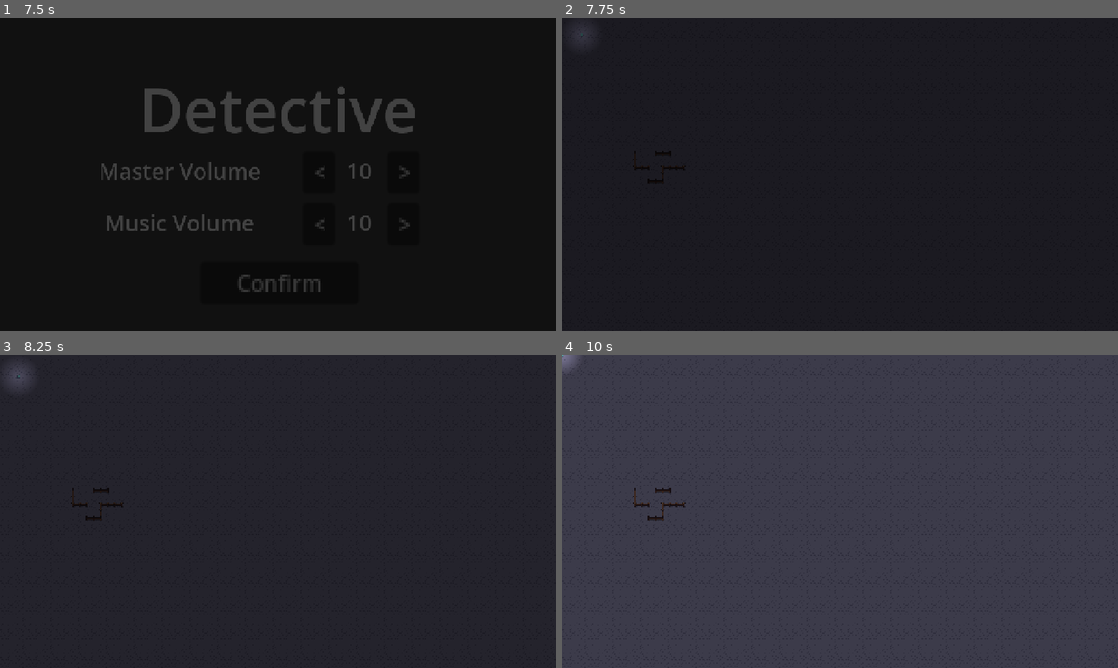
Above: before the commit, frames 1-4 (two rows, left to right).
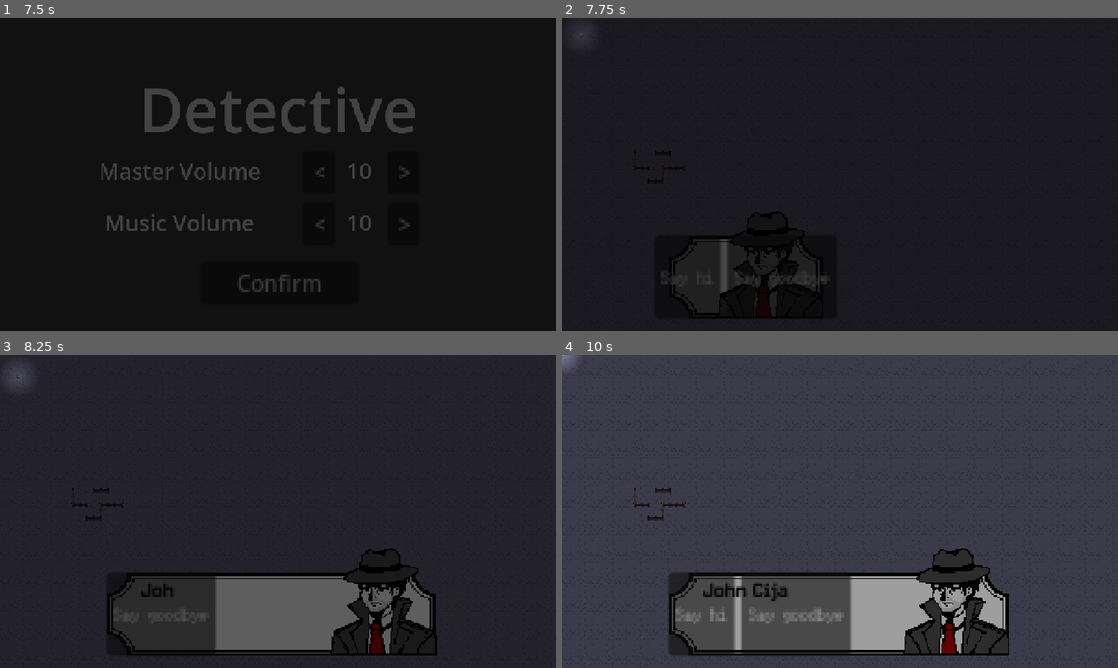
Above: after the commit, the same moments.

Repository: hanswryy/dkn-project
Game: Godot game, scene res://Scenes/main_menu.tscn
The game is run twice, just before and just after one commit, with the same random seed, the same clock (stepped at 60 frames per second) and the same inputs. The engine's default icon, where the game draws it, is replaced by a stand-in: a white triangle on a blue panel in a dark square.
Inputs (mouse positions are in pixels of both pictures, inside the frame that each line leads up to):
- Up to frame 1 (7.5 s): click "Settings" at 0.5 s; click "<" at 1.25 s; click ">" at 2 s; click "Confirm" at 2.75 s; click "Start" at 3.5 s; click "Start" at 4.25 s; tap Enter at 5 s; move the mouse to (400, 158) at 5.02 s; press the mouse at (400, 158) at 5.03 s; tap Space at 5.75 s; move the mouse to (166, 190) at 5.77 s; release the mouse at (166, 190) at 5.78 s; hold Down (ui_down) 5.78-6.53 s; click (166, 190) at 5.85 s; move the mouse to (333, 105) at 6.52 s; press the mouse at (333, 105) at 6.53 s; move the mouse to (250, 237) at 7.27 s; release the mouse at (250, 237) at 7.28 s; click (250, 237) at 7.35 s
- Up to frame 2 (7.75 s): no input
- Up to frame 3 (8.25 s): click (139, 614) at 8 s, where only the run after the commit has a clickable "Say hi"
- Up to frame 4 (10 s): click (795, 614) at 8.75 s, where only the run after the commit has a clickable "Say goodbye"; move the mouse to (1006, 558) at 9.52 s; press the mouse at (1006, 558) at 9.53 s; hold Down (ui_down) from 9.53 s (still down)

Frame 1 is identical in both runs. In frame 2, 2.2% of the frame differs, in the area x 19-48%, y 61-96%; in frame 3, 10%; in frame 4, 11%, in the area x 19-81%, y 61-96%.

Commit message:
Added assets, export config, monolog/dialog system (wip)

Diff:
--- /dev/null
+++ b/Scenes/Monodialog/md_area_trigger.tscn
@@ -0,0 +1,9 @@
+[gd_scene load_steps=3 format=3 uid="uid://bmn3clt6aisdu"]
+
+[ext_resource type="Script" uid="uid://bn7c4wgx0jicn" path="res://Scripts/Monodialog/md_area_trigger.gd" id="1_wv81l"]
+[ext_resource type="PackedScene" uid="uid://bogw5i68l2ujm" path="res://Scenes/Monodialog/monodialog_manager.tscn" id="2_5xd12"]
+
+[node name="MonodialogTrigger" type="Area2D"]
+script = ExtResource("1_wv81l")
+
+[node name="MonodialogManager" parent="." instance=ExtResource("2_5xd12")]
--- /dev/null
+++ b/Scenes/Monodialog/md_button_trigger.tscn
@@ -0,0 +1,9 @@
+[gd_scene load_steps=3 format=3 uid="uid://n54evfpbhe28"]
+
+[ext_resource type="Script" uid="uid://0xqsl2a2dbb1" path="res://Scripts/Monodialog/md_button_trigger.gd" id="1_gntqh"]
+[ext_resource type="PackedScene" uid="uid://bogw5i68l2ujm" path="res://Scenes/Monodialog/monodialog_manager.tscn" id="2_suby2"]
+
+[node name="MonodialogTrigger" type="TextureButton"]
+script = ExtResource("1_gntqh")
+
+[node name="MonodialogManager" parent="." instance=ExtResource("2_suby2")]
--- /dev/null
+++ b/Scenes/Monodialog/monodialog_manager.tscn
@@ -0,0 +1,9 @@
+[gd_scene load_steps=3 format=3 uid="uid://bogw5i68l2ujm"]
+
+[ext_resource type="PackedScene" uid="uid://b1xwk5jhrgjkd" path="res://Scenes/Monodialog/monodialog_ui.tscn" id="1_akrd8"]
+[ext_resource type="Script" uid="uid://drmgrqb0bhj8u" path="res://Scripts/Monodialog/monodialog_manager.gd" id="1_ie816"]
+
+[node name="MonodialogManager" type="Node2D"]
+script = ExtResource("1_ie816")
+
+[node name="MonodialogUI" parent="." instance=ExtResource("1_akrd8")]
--- /dev/null
+++ b/Scenes/Monodialog/monodialog_ui.tscn
@@ -0,0 +1,127 @@
+[gd_scene load_steps=9 format=3 uid="uid://b1xwk5jhrgjkd"]
+
+[ext_resource type="Texture2D" uid="uid://bqxihjqcb0pin" path="res://Assets/Sprites/Monodialog/empty_box.png" id="1_awjgu"]
+[ext_resource type="Script" uid="uid://bgjaa0e3wqec7" path="res://Scripts/Monodialog/monodialog_scene.gd" id="1_lc3tw"]
+[ext_resource type="Texture2D" uid="uid://bp2vn7aimfq8m" path="res://Assets/Sprites/Monodialog/mc_dialog_view.png" id="2_lrq7w"]
+[ext_resource type="FontFile" uid="uid://6ik02l1yg1ii" path="res://Assets/Fonts/Fusion Pixel 10px Monospaced/fusion-pixel-10px-monospaced-zh_hans.otf" id="3_56uhj"]
+[ext_resource type="FontFile" uid="uid://qceu1igxm6sk" path="res://Assets/Fonts/Retro Pixel/thick/retro-pixel-thick.otf" id="4_naghw"]
+[ext_resource type="Texture2D" uid="uid://pg174il3vwja" path="res://Assets/Textures/Buttons/x.png" id="5_01nol"]
+
+[sub_resource type="LabelSettings" id="LabelSettings_lc3tw"]
+font = ExtResource("4_naghw")
+font_color = Color(0, 0, 0, 1)
+
+[sub_resource type="LabelSettings" id="LabelSettings_01nol"]
+font = ExtResource("3_56uhj")
+font_size = 10
+font_color = Color(0, 0, 0, 1)
+
+[node name="MonodialogUI" type="CanvasLayer"]
+script = ExtResource("1_lc3tw")
+
+[node name="Control" type="Control" parent="."]
+layout_mode = 3
+anchors_preset = 7
+anchor_left = 0.5
+anchor_top = 1.0
+anchor_right = 0.5
+anchor_bottom = 1.0
+offset_left = -395.0
+offset_top = -220.0
+offset_right = -197.0
+offset_bottom = -173.0
+grow_horizontal = 2
+grow_vertical = 0
+scale = Vector2(4, 4)
+
+[node name="Panel" type="NinePatchRect" parent="Control"]
+layout_mode = 0
+offset_right = 196.0
+offset_bottom = 48.0
+texture = ExtResource("1_awjgu")
+region_rect = Rect2(0, 0, 48, 48)
+patch_margin_left = 16
+patch_margin_top = 24
+patch_margin_right = 16
+patch_margin_bottom = 24
+
+[node name="TextureRect" type="TextureRect" parent="Control/Panel"]
+layout_mode = 1
+anchors_preset = 3
+anchor_left = 1.0
+anchor_top = 1.0
+anchor_right = 1.0
+anchor_bottom = 1.0
+offset_left = -61.0
+offset_top = -62.0
+grow_horizontal = 0
+grow_vertical = 0
+texture = ExtResource("2_lrq7w")
+expand_mode = 1
+stretch_mode = 5
+
+[node name="CharacterName" type="Label" parent="Control/Panel"]
+texture_filter = 1
+layout_mode = 1
+anchors_preset = 4
+anchor_top = 0.5
+anchor_bottom = 0.5
+offset_left = 20.0
+offset_top = -22.0
+offset_right = 139.0
+offset_bottom = -2.0
+grow_vertical = 2
+scale = Vector2(0.795, 0.795)
+text = "<Main Character>"
+label_settings = SubResource("LabelSettings_lc3tw")
+clip_text = true
+
+[node name="Text" type="Label" parent="Control/Panel"]
+texture_filter = 1
+layout_mode = 1
+anchors_preset = 4
+anchor_top = 0.5
+anchor_bottom = 0.5
+offset_left = 20.0
+offset_top = -7.0
+offset_right = 175.55557
+offset_bottom = 26.333336
+grow_vertical = 2
+scale = Vector2(0.72, 0.72)
+text = "Gyattttt"
+label_settings = SubResource("LabelSettings_01nol")
+
+[node name="Options" type="HBoxContainer" parent="Control/Panel"]
+layout_mode = 1
+anchors_preset = 15
+anchor_right = 1.0
+anchor_bottom = 1.0
+grow_horizontal = 2
+grow_vertical = 2
+
+[node name="Button" type="Button" parent="Control/Panel"]
+visible = false
+modulate = Color(1, 1, 1, 0)
+layout_mode = 1
+anchors_preset = 15
+anchor_right = 1.0
+anchor_bottom = 1.0
+grow_horizontal = 2
+grow_vertical = 2
+
+[node name="TextureButton" type="TextureButton" parent="."]
+visible = false
+offset_left = 13.0
+offset_top = -20.0
+offset_right = 27.0
+offset_bottom = -6.0
+texture_normal = ExtResource("5_01nol")
+ignore_texture_size = true
+stretch_mode = 0
+
+[node name="Timer" type="Timer" parent="."]
+one_shot = true
+
+[connection signal="pressed" from="Control/Panel/Button" to="." method="_on_button_pressed"]
+[connection signal="pressed" from="TextureButton" to="." method="_on_texture_button_pressed"]
+[connection signal="timeout" from="Timer" to="." method="_on_timer_timeout"]
--- a/Scenes/main_menu.tscn
+++ b/Scenes/main_menu.tscn
@@ -1,7 +1,8 @@
-[gd_scene load_steps=5 format=3 uid="uid://cxteef3x40qsy"]
+[gd_scene load_steps=6 format=3 uid="uid://cxteef3x40qsy"]
 
 [ext_resource type="Script" uid="uid://tdsc8x5blkd3" path="res://Scripts/main_menu.gd" id="1_48xlc"]
-[ext_resource type="AudioStream" uid="uid://bqkyjiaaxksx0" path="res://Assets/Audio/BGM boneka.mp3" id="2_1ehe0"]
+[ext_resource type="AudioStream" uid="uid://d0e6fipuhdgoc" path="res://Assets/Audio/BGM/BGM Menu.mp3" id="2_48xlc"]
+[ext_resource type="AudioStream" uid="uid://dl3it4uvj78yk" path="res://Assets/Audio/SFX  menu click.mp3" id="3_1ehe0"]
 
 [sub_resource type="LabelSettings" id="LabelSettings_y2c35"]
 font_size = 141
@@ -250,10 +251,15 @@
 
 [node name="BGM" type="AudioStreamPlayer" parent="."]
 process_mode = 3
-stream = ExtResource("2_1ehe0")
+stream = ExtResource("2_48xlc")
 autoplay = true
 bus = &"Music"
 parameters/looping = true
+
+[node name="SFX_Click" type="AudioStreamPlayer" parent="."]
+process_mode = 3
+stream = ExtResource("3_1ehe0")
+bus = &"Music"
 
 [connection signal="pressed" from="ColorRect/Main/Button2" to="." method="_on_button_2_pressed"]
 [connection signal="pressed" from="ColorRect/Main/Button3" to="." method="_on_button_3_pressed"]
--- a/Scenes/pause_menu.tscn
+++ b/Scenes/pause_menu.tscn
@@ -1,6 +1,7 @@
-[gd_scene load_steps=4 format=3 uid="uid://bqrs4u8bifvkc"]
+[gd_scene load_steps=5 format=3 uid="uid://bqrs4u8bifvkc"]
 
 [ext_resource type="Script" uid="uid://cfju2ihwmutof" path="res://Scripts/pause_menu.gd" id="1_emv3i"]
+[ext_resource type="AudioStream" uid="uid://dl3it4uvj78yk" path="res://Assets/Audio/SFX  menu click.mp3" id="2_k0w1u"]
 
 [sub_resource type="LabelSettings" id="LabelSettings_y2c35"]
 font_size = 141
@@ -253,6 +254,11 @@
 grow_vertical = 2
 scale = Vector2(3.12, 3.12)
 text = "Confirm"
+
+[node name="SFX_Click" type="AudioStreamPlayer" parent="."]
+process_mode = 3
+stream = ExtResource("2_k0w1u")
+bus = &"Music"
 
 [connection signal="pressed" from="ColorRect/Main/Button2" to="." method="_on_button_2_pressed"]
 [connection signal="pressed" from="ColorRect/Main/Button3" to="." method="_on_button_3_pressed"]
--- a/Scenes/world.tscn
+++ b/Scenes/world.tscn
@@ -1,10 +1,11 @@
-[gd_scene load_steps=25 format=4 uid="uid://cy2mwg7607q46"]
+[gd_scene load_steps=27 format=4 uid="uid://cy2mwg7607q46"]
 
 [ext_resource type="PackedScene" uid="uid://djj56c0llxuqg" path="res://Scenes/tile_map.tscn" id="1_go701"]
 [ext_resource type="PackedScene" uid="uid://cnwagqa7gdp55" path="res://Scenes/player.tscn" id="2_5a7ea"]
 [ext_resource type="Texture2D" uid="uid://bwa2fkocxoox0" path="res://Assets/Sprites/Fences.png" id="2_fo5ed"]
 [ext_resource type="PackedScene" uid="uid://bqrs4u8bifvkc" path="res://Scenes/pause_menu.tscn" id="3_5a7ea"]
 [ext_resource type="Texture2D" uid="uid://cxqeep33qddsr" path="res://Assets/Sprites/tilemap.png" id="3_5ukr8"]
+[ext_resource type="PackedScene" uid="uid://bmn3clt6aisdu" path="res://Scenes/Monodialog/md_area_trigger.tscn" id="7_o06y3"]
 
 [sub_resource type="OccluderPolygon2D" id="OccluderPolygon2D_fo5ed"]
 polygon = PackedVector2Array(-3.057599, -5.755479, 3.057598, -5.755479, 3.057598, 8, -3.057599, 8)
@@ -244,6 +245,9 @@
 sources/0 = SubResource("TileSetAtlasSource_0v1hq")
 sources/1 = SubResource("TileSetAtlasSource_rlxc1")
 
+[sub_resource type="RectangleShape2D" id="RectangleShape2D_o06y3"]
+size = Vector2(98, 104.5)
+
 [node name="world" type="Node2D"]
 
 [node name="TileMap" parent="." instance=ExtResource("1_go701")]
@@ -263,3 +267,15 @@
 position = Vector2(46, 39)
 
 [node name="PauseMenu" parent="." instance=ExtResource("3_5a7ea")]
+
+[node name="MonodialogTrigger" parent="." instance=ExtResource("7_o06y3")]
+position = Vector2(62, 151)
+character_id = "mc"
+start_duration = 0.5
+hide_duration = 0.5
+
+[node name="CollisionShape2D" type="CollisionShape2D" parent="MonodialogTrigger"]
+position = Vector2(11, -115)
+shape = SubResource("RectangleShape2D_o06y3")
+
+[connection signal="body_entered" from="MonodialogTrigger" to="MonodialogTrigger" method="_on_body_entered"]
--- a/Scripts/Global/Constants.gd
+++ b/Scripts/Global/Constants.gd
@@ -4,3 +4,7 @@
 	"example_item_1": "uid://c6ltbtgla7tqm",
 	"example_item_2": "uid://h34kuh2qtva"
 }
+
+var player: Dictionary = {
+	"can_move" = true
+}
--- /dev/null
+++ b/Scripts/Monodialog/md_area_trigger.gd
@@ -0,0 +1,43 @@
+extends Area2D
+
+@export var character_id: String
+@export var character_name: String
+
+@onready var monodialog_manager = $MonodialogManager
+@onready var monodialog_resource: Monodialog = Monodialog.new()
+
+@export var start_duration: float
+@export var hide_duration: float
+
+var current_state = "start"
+var current_branch_index = 0
+
+func _ready() -> void:
+	monodialog_resource.read_from_json("res://Scripts/Monodialog/monodialog_data.json")
+
+func start_monodialog():
+	print("Entered trigger")
+	var monodialogs = monodialog_resource.get_chara_monodialog(character_id)
+	if monodialogs.is_empty():
+		return
+	if character_name.is_empty():
+		character_name = monodialogs[current_branch_index]["character_name"]
+	monodialog_manager.start_monodialog(self)
+
+func get_current_monodialog():
+	var monodialogs = monodialog_resource.get_chara_monodialog(character_id)
+	if current_branch_index < monodialogs.size():
+		for monodialog in monodialogs[current_branch_index]["monodialogs"]:
+			if monodialog["state"] == current_state:
+				return monodialog
+	return null
+
+func set_monodialog_tree(branch_index):
+	current_branch_index = branch_index
+	current_state = "start"
+
+func set_monodialog_state(state):
+	current_state = state
+
+func _on_body_entered(body: Node2D) -> void:
+	start_monodialog()
--- /dev/null
+++ b/Scripts/Monodialog/md_button_trigger.gd
@@ -0,0 +1,43 @@
+extends TextureButton
+
+@export var character_id: String
+@export var character_name: String
+
+@onready var monodialog_manager = $MonodialogManager
+@onready var monodialog_resource: Monodialog = Monodialog.new()
+
+@export var start_duration: float
+@export var hide_duration: float
+
+var current_state = "start"
+var current_branch_index = 0
+
+func _ready() -> void:
+	monodialog_resource.read_from_json("res://Scripts/Monodialog/monodialog_data.json")
+
+func start_monodialog():
+	print("Entered trigger")
+	var monodialogs = monodialog_resource.get_chara_monodialog(character_id)
+	if monodialogs.is_empty():
+		return
+	if character_name.is_empty():
+		character_name = monodialogs[current_branch_index]["character_name"]
+	monodialog_manager.start_monodialog(self)
+
+func get_current_monodialog():
+	var monodialogs = monodialog_resource.get_chara_monodialog(character_id)
+	if current_branch_index < monodialogs.size():
+		for monodialog in monodialogs[current_branch_index]["monodialogs"]:
+			if monodialog["state"] == current_state:
+				return monodialog
+	return null
+
+func set_monodialog_tree(branch_index):
+	current_branch_index = branch_index
+	current_state = "start"
+
+func set_monodialog_state(state):
+	current_state = state
+
+func _on_body_entered(body: Node2D) -> void:
+	start_monodialog()
--- /dev/null
+++ b/Scripts/Monodialog/monodialog.gd
@@ -0,0 +1,19 @@
+extends Resource
+
+class_name Monodialog
+
+@export var monodialogs = {}
+
+func read_from_json(file_path):
+	var data = FileAccess.get_file_as_string(file_path)
+	var parsed_data = JSON.parse_string(data)
+	if parsed_data:
+		monodialogs = parsed_data
+	else:
+		print("Failed to load/parse: ", parsed_data)
+
+func get_chara_monodialog(chara_id):
+	if chara_id in monodialogs:
+		return monodialogs[chara_id]["tree"]
+	else:
+		return []
--- /dev/null
+++ b/Scripts/Monodialog/monodialog_data.json
@@ -0,0 +1,27 @@
+{
+	"mc": {
+		"tree": [
+			{
+				"branch_id": "mc_1_1",
+				"character_name": "John Cijambe",
+				"monodialogs": [
+					{
+					"state": "start",
+					"text": "Apalah",
+					"options": {
+						"Say hi": "in_progress",
+						"Say goodbye": "exit"
+						}
+					},
+					{
+					"state": "in_progress",
+					"text": "Hi lol",
+					"options": {
+						"Say goodbye": "exit"
+						}
+					}
+				]
+			}
+		]
+	}
+}
--- /dev/null
+++ b/Scripts/Monodialog/monodialog_manager.gd
@@ -0,0 +1,35 @@
+extends Node2D
+
+@onready var monodialog_ui = $MonodialogUI
+
+var trigger: Node = null
+
+func start_monodialog(character, text = "", options = {}):
+	print("Entered manager")
+	trigger = character
+	if text != "":
+		monodialog_ui.show_monodialog(character.start_duration, character.character_name, text, options)
+	else:
+		var monodialog = trigger.get_current_monodialog()
+		if not monodialog:
+			return
+		monodialog_ui.show_monodialog(character.start_duration, character.character_name, monodialog["text"], monodialog["options"])
+
+func stop_monodialog(duration):
+	monodialog_ui.hide_monodialog(duration)
+
+func handle_monodialog_choices(option):
+	var current_monodialog = trigger.get_current_monodialog()
+	if not current_monodialog: return
+	var options = current_monodialog.get("options", {})
+	var next_state = options.get(option, "start")
+	trigger.set_monodialog_state(next_state)
+	if next_state == "end":
+		if trigger.current_branch_index < trigger.monodialog_resource.get_chara_monodialog(trigger.character_id).size() - 1:
+			trigger.set_monodialog_tree(trigger.current_branch_index + 1)
+		stop_monodialog(trigger.hide_duration)
+	elif next_state == "exit":
+		trigger.set_monodialog_state("start")
+		stop_monodialog(trigger.hide_duration)
+	else:
+		start_monodialog(trigger)
--- /dev/null
+++ b/Scripts/Monodialog/monodialog_scene.gd
@@ -0,0 +1,57 @@
+extends CanvasLayer
+
+
+#@export var start_duration: float
+#@export var hide_duration: float
+
+# Called when the node enters the scene tree for the first time.
+func _ready() -> void:
+	visible = false
+	$Control/Panel/CharacterName.visible_characters = 0
+	$Control/Panel/Text.visible_characters = 0
+
+func show_monodialog(duration, speaker, text = "", options = {}):
+	visible = true
+	$Control/Panel/CharacterName.text = speaker
+	$Control/Panel/Text.text = text
+
+	for option in $Control/Panel/Options.get_children():
+		$Control/Panel/Options.remove_child(option)
+
+	for option in options.keys():
+		var button = Button.new()
+		button.text = option
+		button.add_theme_font_override("font", load("res://Assets/Fonts/Fusion Pixel 10px Monospaced/fusion-pixel-10px-monospaced-zh_hans.otf"))
+		button.add_theme_font_size_override("font_size", 10)
+		button.pressed.connect(_on_option_selected.bind(option))
+		$Control/Panel/Options.add_child(button)
+
+	$Control/Panel.size = Vector2(50, 48)
+	var tween := create_tween()
+	tween.tween_property($Control/Panel, "size", Vector2(196, 48), duration)
+	tween.tween_property($Control/Panel/CharacterName, "visible_characters", $Control/Panel/CharacterName.get_total_character_count(), duration)
+	tween.tween_property($Control/Panel/Text, "visible_characters", $Control/Panel/Text.get_total_character_count(), duration*2)
+	await tween.finished
+	Constants.player["can_move"] = false
+
+func hide_monodialog(duration):
+	$Timer.wait_time = duration
+	var tween := create_tween()
+	tween.tween_property($Control/Panel, "size", Vector2(50, 48), duration)
+	$Control/Panel/CharacterName.visible_characters = 0
+	$Control/Panel/Text.visible_characters = 0
+	$Timer.start()
+	await tween.finished
+	Constants.player["can_move"] = true
+
+#func _on_texture_button_pressed() -> void:
+	#hide_monodialog(hide_duration)
+
+func _on_timer_timeout() -> void:
+	visible = false
+
+#func _on_button_pressed() -> void:
+	#hide_monodialog(hide_duration)
+
+func _on_option_selected(option) -> void:
+	get_parent().handle_monodialog_choices(option)
--- a/Scripts/main_menu.gd
+++ b/Scripts/main_menu.gd
@@ -10,10 +10,12 @@
 	$Settings/MusicVol/Value.text = str(int(UserSettings.music_volume * 10))
 
 func _on_button_2_pressed() -> void:
+	$SFX_Click.play()
 	AudioFade.fade_out($BGM, 4)
 	FadeToBlack_Transition.fade_to_scene("res://Scenes/world.tscn", 4)
 
 func _on_button_3_pressed() -> void:
+	$SFX_Click.play()
 	$Settings.visible = true
 	$ColorRect/Main.visible = false
 
@@ -21,29 +23,34 @@
 	get_tree().quit()
 
 func _on_button_5_pressed() -> void:
+	$SFX_Click.play()
 	$Settings.visible = false
 	$ColorRect/Main.visible = true
 	UserSettings.save_settings()
 
 func _on_dec_pressed() -> void:
+	$SFX_Click.play()
 	if UserSettings.master_volume > 0:
 		UserSettings.master_volume -= 0.1
 		$Settings/MasterVol/Value.text = str(int(UserSettings.master_volume * 10))
 		UserSettings.apply_settings()
 
 func _on_inc_pressed() -> void:
+	$SFX_Click.play()
 	if UserSettings.master_volume < 1.0:
 		UserSettings.master_volume += 0.1
 		$Settings/MasterVol/Value.text = str(int(UserSettings.master_volume * 10))
 		UserSettings.apply_settings()
 
 func _on_dec_2_pressed() -> void:
+	$SFX_Click.play()
 	if UserSettings.music_volume > 0:
 		UserSettings.music_volume -= 0.1
 		$Settings/MusicVol/Value.text = str(int(UserSettings.music_volume * 10))
 		UserSettings.apply_settings()
 
 func _on_inc_2_pressed() -> void:
+	$SFX_Click.play()
 	if UserSettings.music_volume < 1.0:
 		UserSettings.music_volume += 0.1
 		$Settings/MusicVol/Value.text = str(int(UserSettings.music_volume * 10))
--- a/Scripts/pause_menu.gd
+++ b/Scripts/pause_menu.gd
@@ -23,10 +23,12 @@
 			$Button.visible = false
 
 func _on_button_pressed() -> void:
+	$SFX_Click.play()
 	toggle_pause()
 	$Button.visible = false
 
 func _on_button_2_pressed() -> void:
+	$SFX_Click.play()
 	toggle_pause()
 	#$Button.visible = true
 
@@ -37,38 +39,45 @@
 	PauseGameController.is_in_pause_box = false
 
 func _on_button_4_pressed() -> void:
+	$SFX_Click.play()
 	FadeToBlack_Transition.fade_to_scene("res://Scenes/main_menu.tscn", 4)
 
 
 func _on_button_3_pressed() -> void:
+	$SFX_Click.play()
 	$Settings.visible = true
 	$ColorRect/Main.visible = false
 
 func _on_dec_pressed() -> void:
+	$SFX_Click.play()
 	if UserSettings.master_volume > 0:
 		UserSettings.master_volume -= 0.1
 		$Settings/MasterVol/Value.text = str(int(UserSettings.master_volume * 10))
 		UserSettings.apply_settings()
 
 func _on_inc_pressed() -> void:
+	$SFX_Click.play()
 	if UserSettings.master_volume < 1.0:
 		UserSettings.master_volume += 0.1
 		$Settings/MasterVol/Value.text = str(int(UserSettings.master_volume * 10))
 		UserSettings.apply_settings()
 
 func _on_dec_2_pressed() -> void:
+	$SFX_Click.play()
 	if UserSettings.music_volume > 0:
 		UserSettings.music_volume -= 0.1
 		$Settings/MusicVol/Value.text = str(int(UserSettings.music_volume * 10))
 		UserSettings.apply_settings()
 
 func _on_inc_2_pressed() -> void:
+	$SFX_Click.play()
 	if UserSettings.music_volume < 1.0:
 		UserSettings.music_volume += 0.1
 		$Settings/MusicVol/Value.text = str(int(UserSettings.music_volume * 10))
 		UserSettings.apply_settings()
 
 func _on_button_5_pressed() -> void:
+	$SFX_Click.play()
 	$Settings.visible = false
 	$ColorRect/Main.visible = true
 	UserSettings.save_settings()
Not shown, removed: Assets/Audio/BGM boneka.mp3.import
Not shown, added: Assets/Audio/BGM/BGM Map suasana gelap.mp3.import
Not shown, added: Assets/Audio/BGM/BGM Menu.mp3.import
Not shown, added: Assets/Audio/BGM/BGM boneka pixel.mp3.import
Not shown, added: Assets/Audio/BGM/BGM happy end.mp3.import
Not shown, added: Assets/Audio/BGM/BGM setting.mp3.import
Not shown, added: Assets/Audio/SFX menu click.mp3.import
Not shown, added: Assets/Audio/SFX Drag item or ambil item.mp3.import
Not shown, added: Assets/Audio/SFX all role_semua bunyi klick item or investigasi.mp3.import
Not shown, added: Assets/Audio/SFX back_Esc.mp3.import
Not shown, added: Assets/Audio/SFX drop item or jatuhin item.mp3.import
Not shown, added: Assets/Audio/SFX jumpscare female ghost.mp3.import
(and 68 more such lines)
